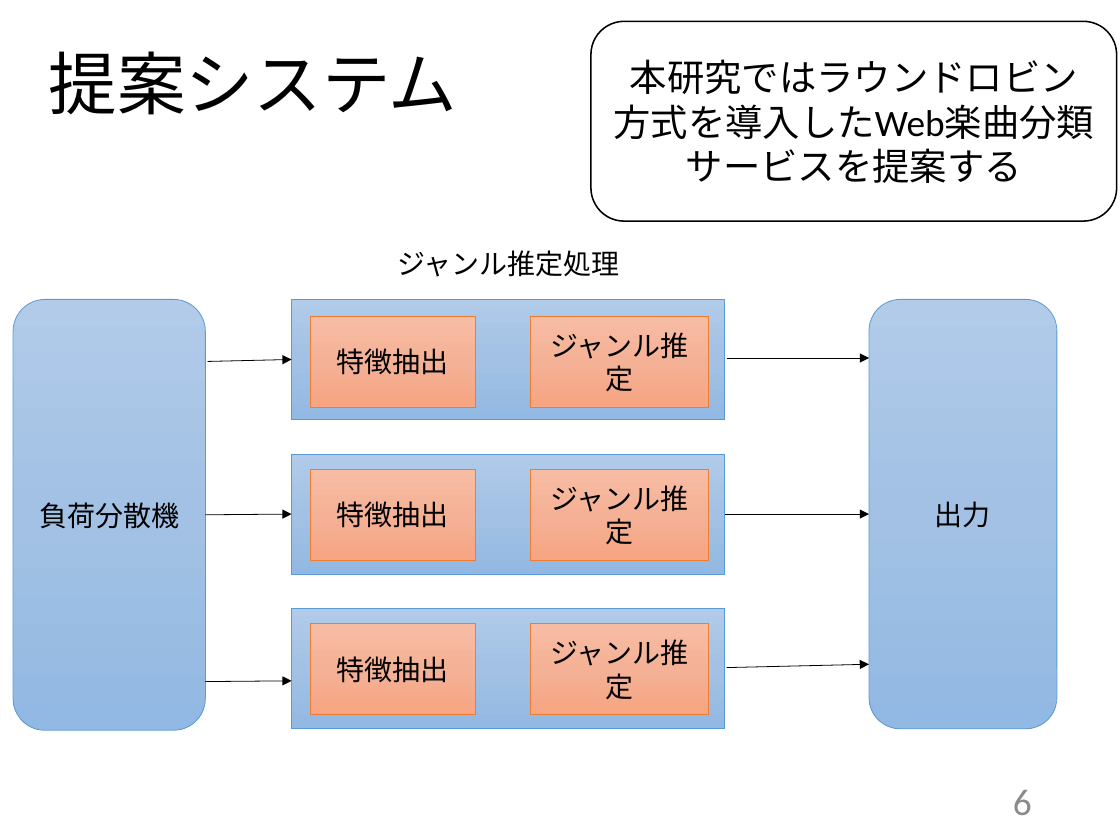
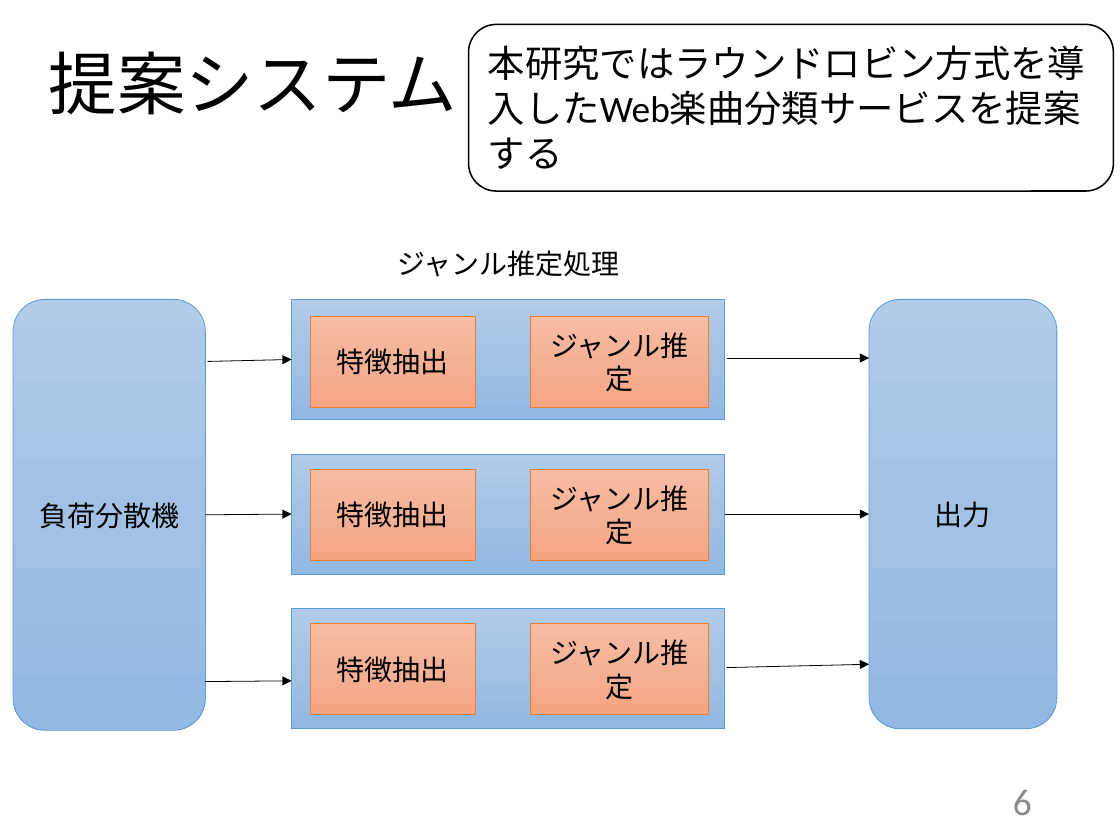
Before and after one commit to kait-takanolab/1821144-yoshii-thesis, a slide deck: slide 6 of 発表用スライド/1821144_卒研発表.pptx. Drawn at 1120x840 pixels with LibreOffice and Linux fonts; fonts in the diff are those of the drawing. Boxes give left, top, right and bottom in pixels: in the first picture for what was removed or moved away, otherwise in the second. Text is boxed around its words. In the diff, an @@ line names an element or a change of style, - is before the commit and + after.

```diff
--- a/発表用スライド/1821144_卒研発表.pptx
+++ b/発表用スライド/1821144_卒研発表.pptx
@@ rounded rectangle "本研究ではラウンドロビン方式を導入したWeb楽曲分類サービスを提案する" resized from (x1=591, y1=21, x2=1117, y2=221) to (x1=468, y1=25, x2=1113, y2=192) @@
@@ text in rounded rectangle at (x1=488, y1=45, x2=1085, y2=125): text changed @@
-本研究ではラウンドロビン方式を導入したWeb楽曲分類
-サービスを提案する
+本研究ではラウンドロビン方式を導入したWeb楽曲分類サービスを提案する
```
Also in this commit, not shown: 10 other slides changed, 1 other file.
